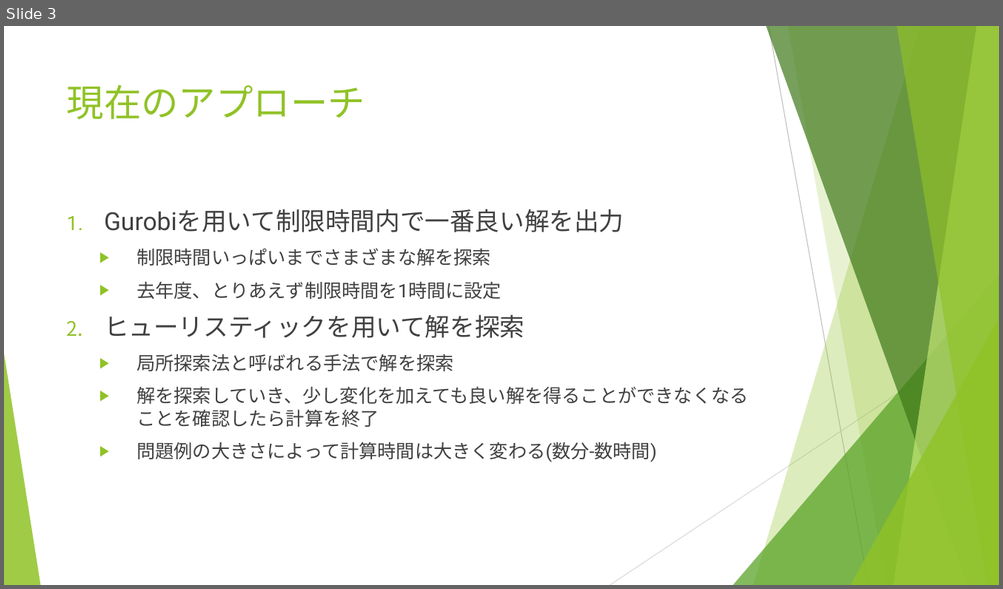
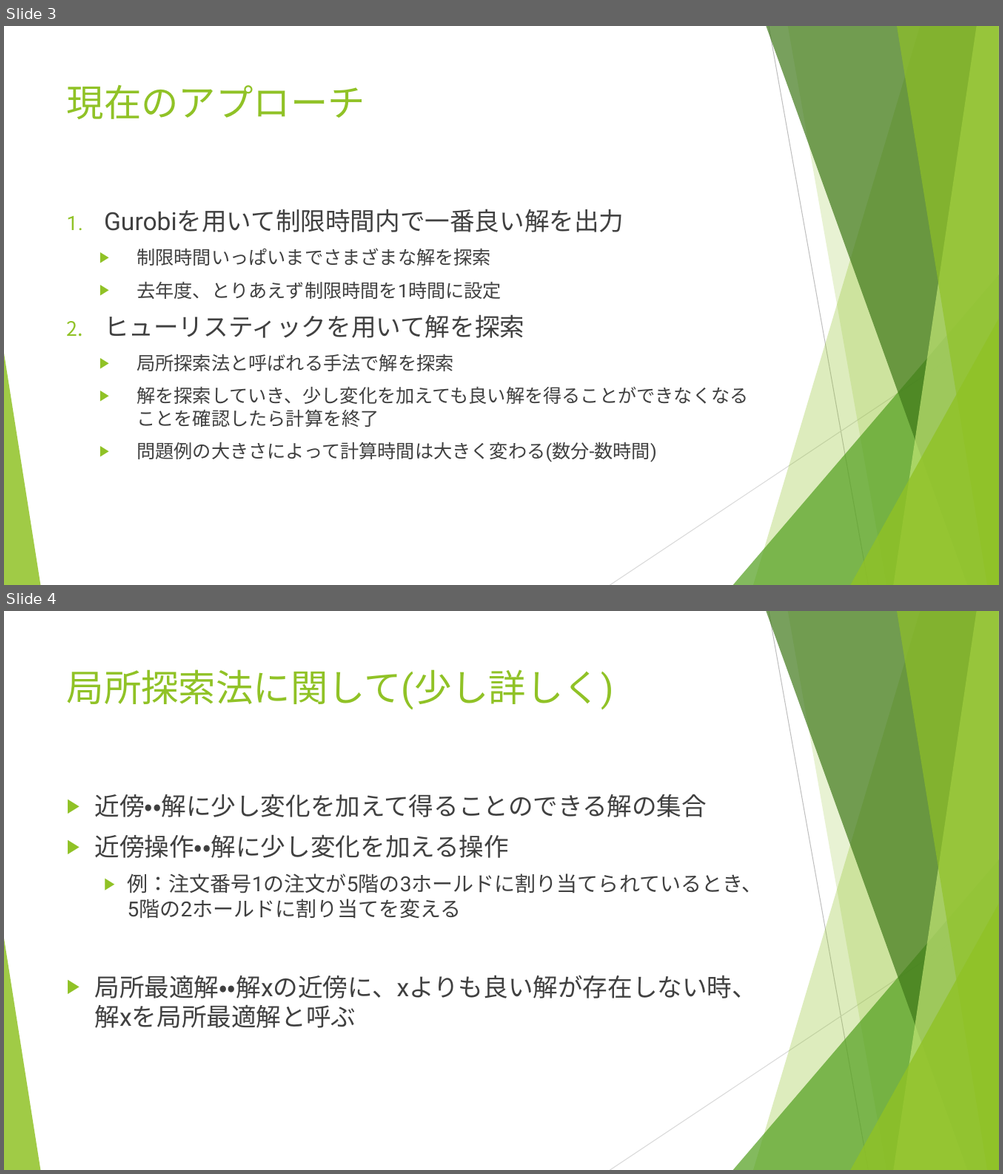
Before and after one commit to r-kurosu/kline_new, a slide deck: 11_30_共有資料.pptx. Shown one above the other, each under a label of ours: slide 3 before the commit, slides 3 and 4 after it. The pictures are 1003x589 and 1003x1174 pixels, drawn with LibreOffice and Linux fonts; fonts in the diff are those of the drawing. Boxes give left, top, right and bottom in pixels: in the first picture for what was removed or moved away, otherwise in the second. Text is boxed around its words. In the diff, an @@ line names an element or a change of style, - is before the commit and + after.

Commit message:
局所探索法のスライド追加

```diff
--- a/11_30_共有資料.pptx
+++ b/11_30_共有資料.pptx
@@ slide 4 added at (x1=4, y1=611, x2=999, y2=1170), background #FFFFFF; not listed: 10 template elements that a slide beside it also shows @@
@@ title added at (x1=67, y1=669, x2=614, y2=710), 36 pt, text #90C226 @@
+局所探索法に関して(少し詳しく)
@@ text added at (x1=95, y1=794, x2=762, y2=1028), 24 pt, text #404040 @@
+▶ 近傍・・解に少し変化を加えて得ることのできる解の集合
+▶ 近傍操作・・解に少し変化を加える操作
+  ▶ 例：注文番号1の注文が5階の3ホールドに割り当てられているとき、5階の2ホールドに割り当てを変える
+▶ 局所最適解・・解xの近傍に、xよりも良い解が存在しない時、解xを局所最適解と呼ぶ
```
Also in this commit, not shown: 1 other slide added.
